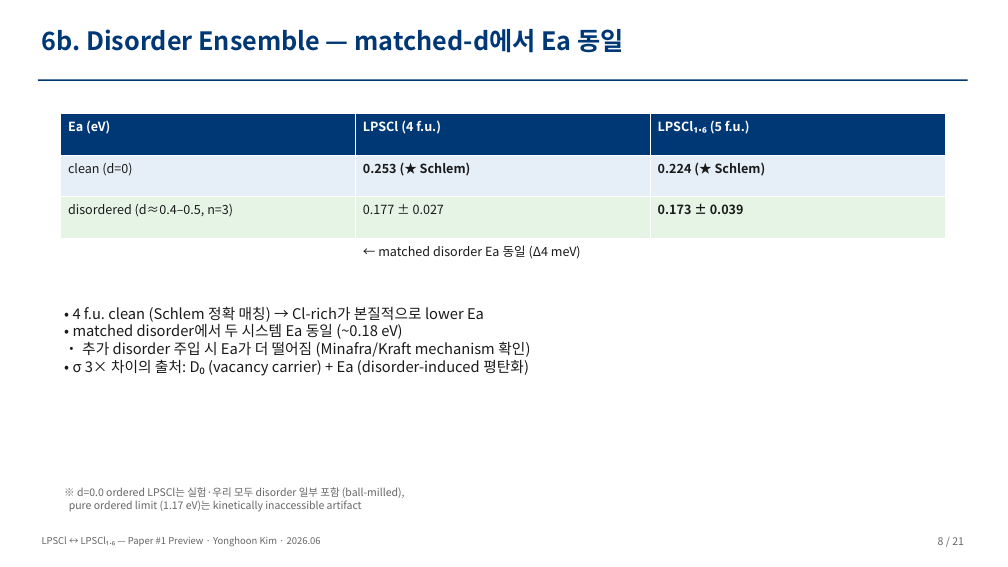
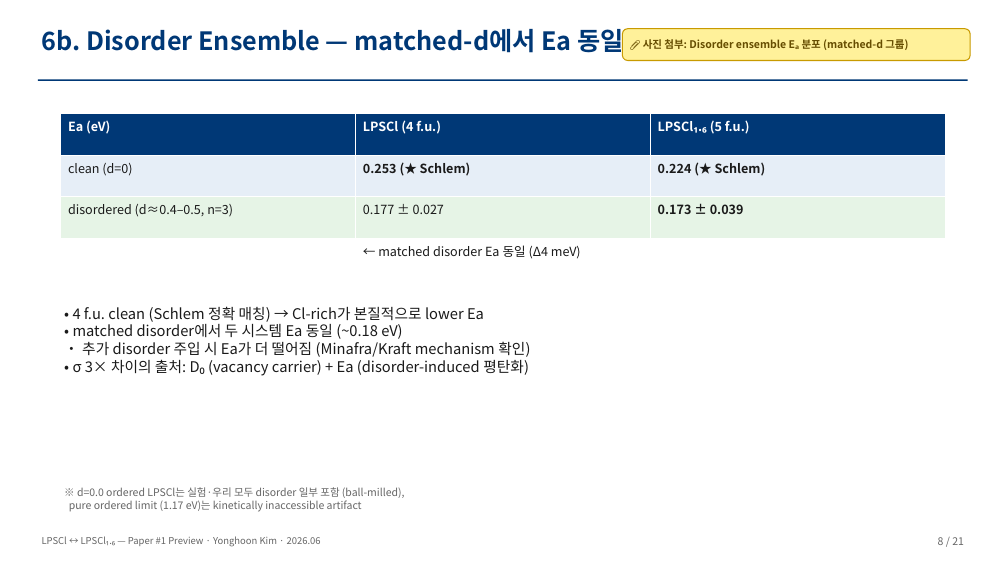
Before and after one commit to yonghoon7153-source/Yonghoon-DEM-DFT, a slide deck: slide 8 of kb/papers/lpscl_vs_lpscl16_seminar_v1.pptx. Drawn at 1008x567 pixels with LibreOffice and Linux fonts; fonts in the diff are those of the drawing. Boxes give left, top, right and bottom in pixels: in the first picture for what was removed or moved away, otherwise in the second. Text is boxed around its words. In the diff, an @@ line names an element or a change of style, - is before the commit and + after.

```diff
--- a/kb/papers/lpscl_vs_lpscl16_seminar_v1.pptx
+++ b/kb/papers/lpscl_vs_lpscl16_seminar_v1.pptx
@@ rounded rectangle added at (x1=622, y1=29, x2=970, y2=60), fill #FFF19A, outline #C89A00 1 pt, 10 pt, text #664D00, bold @@
+📎 사진 첨부: Disorder ensemble Eₐ 분포 (matched-d 그룹)
```
Also in this commit, not shown: 21 other slides changed, 1 other file.
